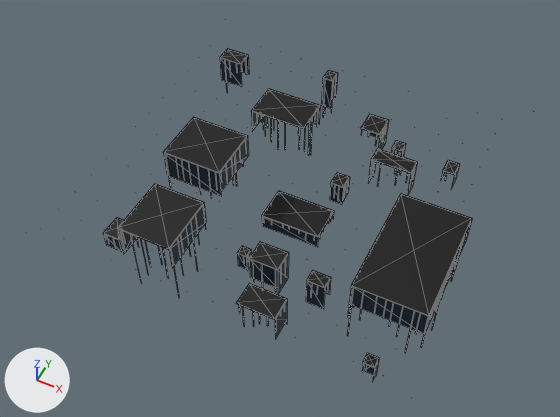
What one commit did to the glTF model netrun/assets/models/env/far_floor.glb.
Camera for both pictures: a 50 mm lens placed at (6.54, -14.25, 15.73), pointed at (-0.29, -0.59, -1.34). The axes (+X, +Y, +Z) are drawn at lower left. The lights are the same throughout. The picture after the commit comes second. Mesh edges are drawn as thin lines on the coarser meshes. Vertices at exactly the same position are counted once.

The first picture shows 'far_floor_skirt', 'far_floor_streaks_hang', 'tiles' and 1 more.
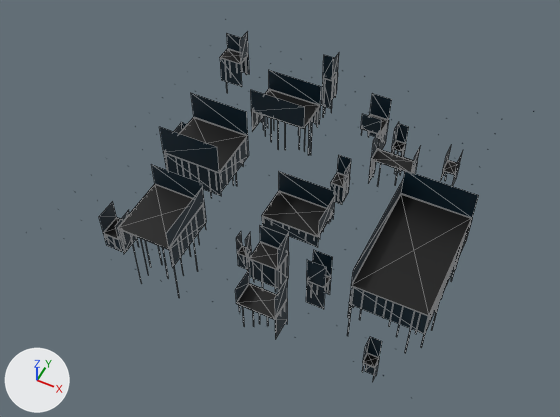
Changed parts and their boxes [x1, y1, x2, y2] in the pictures (560 x 417 px):
'far_floor_skirt', reshaped (8% taller): before [104, 56, 472, 382]; after [99, 31, 479, 382]
part 1 of me_far_floor_skirt, added: after [323, 53, 339, 80]
part 2 of me_far_floor_skirt, added: after [392, 122, 409, 147]
part 3 of me_far_floor_skirt, added (mostly hidden): after [174, 122, 187, 133]
part 4 of me_far_floor_skirt, added: after [99, 31, 479, 361]

The change in detail:
me_far_floor_skirt is used by ob_far_floor_skirt; location (0.0, 0.0, 0.0).
me_far_floor_skirt had 141 vertices, 76 faces and spanned x -4.95..4.98, y -4.21..5.19, z -2.95..-0.03.
me_far_floor_skirt now has 283 vertices, 152 faces and spans x -4.95..4.98, y -4.21..5.19, z -2.95..0.99.
me_far_floor_skirt part 1: the loose piece of 7 vertices spanning x 0.43..0.87, y 1.51..2.0, z -2.68..-1.89 is copied, and the copy is scaled about its middle by (0.806, 0.913, -1.19), then moved by (-1.84, 3.21, 2.09); it spans x -1.37..-1.02, y 4.74..5.19, z -0.67..0.26.
me_far_floor_skirt part 2: the loose piece of 7 vertices spanning x -2.69..-0.84, y 2.18..3.4, z -1.55..-0.67 is copied, and the copy is scaled about its middle by (0.181, 0.323, -0.929), then moved by (3.6, 0.9, -0.02); it spans x 1.67..2.0, y 3.5..3.89, z -1.54..-0.72.
me_far_floor_skirt part 3: the loose piece of 7 vertices spanning x -4.95..-4.4, y -3.17..-2.46, z -2.8..-2.23 is copied, and the copy is scaled about its middle by (-0.611, -0.761, -1.17), then moved by (0.21, 3.56, 1.21); it spans x -4.63..-4.3, y 0.48..1.02, z -1.63..-0.97.
Part 4, on me_far_floor_skirt:
103 vertices are added at x -4.95..4.98, y -4.21..4.74, z -2.44..0.99.
6 new vertices lie (0.0, 0.0, 0.76) away from vertices in x -3.3..1.52, y -2.39..3.4, z -0.74..0.0.
6 new vertices lie (0.0, 0.0, 0.69) away from vertices in x -0.99..3.34, y -2.25..4.45, z -2.23..-0.94.
6 new vertices lie (0.0, 0.0, 0.61) away from vertices in x -4.4..1.08, y -4.19..3.96, z -2.2..-1.23.
64 new faces join them.
